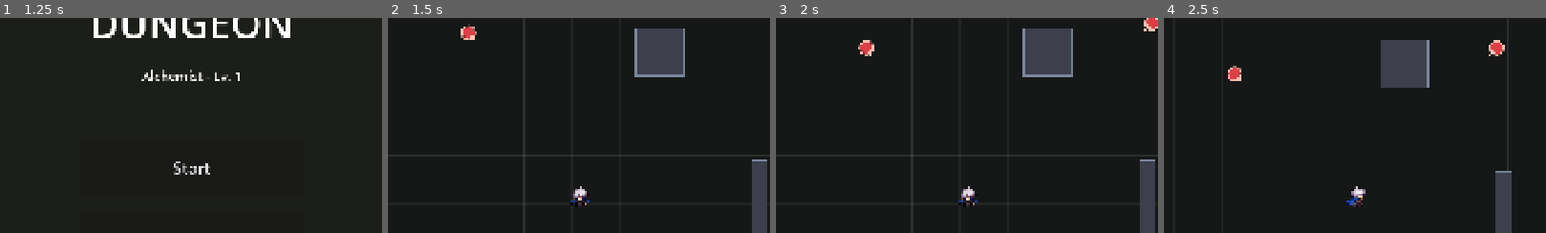
Above: before the commit, frames 1-4 (left to right).
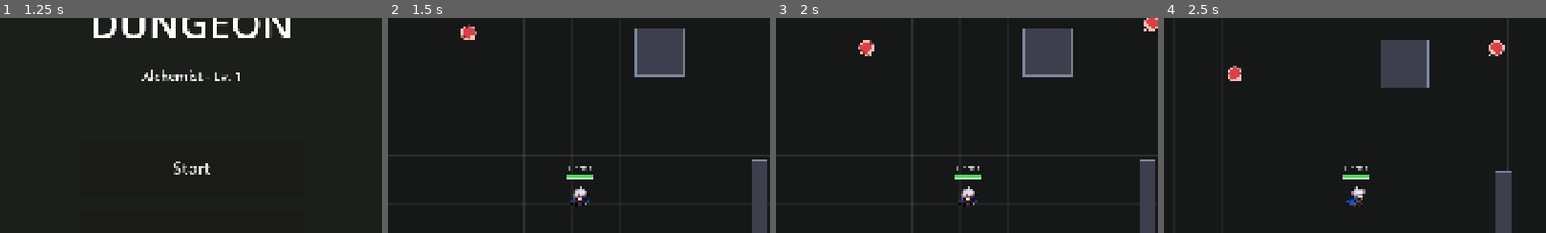
Above: after the commit, the same moments.

Repository: Xylion153/Dungeon
Game: Godot game, scene res://scenes/main/ClassSelectMenu.tscn
The game is run twice, just before and just after one commit, with the same random seed, the same clock (stepped at 60 frames per second) and the same inputs.
Inputs (mouse positions are % of the whole screen's width and height, from its top left):
- Up to frame 1 (1.25 s): click "Alchemist (Lv. 1) A balanced …" at 0.5 s
- Up to frame 2 (1.5 s): click "Start" at 1.25 s
- Up to frame 3 (2 s): no input
- Up to frame 4 (2.5 s): tap Enter at 2 s; drag from (8, 85) to (27, 72) at 2.02 s
The pictures show only the part of the screen within x 25-75%, y 9-59%; the shares and areas given below are measured in that part.

Frame 1 is identical in both runs. In frame 2, 0.2% of the frame differs, in the area x 46-54%, y 68-76%; in frame 3, 0.2%; in frame 4, 0.2%.

Commit message:
Add a floating health bar above the player
Small bar + number (e.g. "65/100"), procedurally drawn like the rest of
the project's placeholder visuals - no texture assets. Built as a
reusable component (scenes/ui/HealthBar.tscn) rather than player-only
code, so attaching one to an enemy or the boss later is just adding the
instance to their scene, not new logic.

Verified by rendering real frames: captured screenshots at full health
and after taking damage, confirmed the bar and number both update
correctly (100/100 -> 35/100) rather than just checking for script
errors.

Co-Authored-By: Claude Sonnet 5 <noreply@anthropic.com>

Diff:
--- a/scenes/player/Player.tscn
+++ b/scenes/player/Player.tscn
@@ -5,6 +5,7 @@
 [ext_resource type="Script" path="res://scripts/player/player_combat.gd" id="3"]
 [ext_resource type="Script" path="res://scripts/visuals/weapon_visual.gd" id="5"]
 [ext_resource type="SpriteFrames" path="res://assets/sprites/player_frames.tres" id="6"]
+[ext_resource type="PackedScene" path="res://scenes/ui/HealthBar.tscn" id="7"]
 
 [sub_resource type="CircleShape2D" id="CircleShape2D_player"]
 radius = 18.0
@@ -33,3 +34,5 @@
 
 [node name="PlayerCombat" type="Node" parent="."]
 script = ExtResource("3")
+
+[node name="HealthBar" parent="." instance=ExtResource("7")]
--- /dev/null
+++ b/scenes/ui/HealthBar.tscn
@@ -0,0 +1,19 @@
+[gd_scene load_steps=2 format=3]
+
+[ext_resource type="Script" path="res://scripts/ui/health_bar.gd" id="1"]
+
+[node name="HealthBar" type="Node2D"]
+script = ExtResource("1")
+
+[node name="Label" type="Label" parent="."]
+offset_left = -40.0
+offset_top = -32.0
+offset_right = 40.0
+offset_bottom = -12.0
+theme_override_colors/font_color = Color(1, 1, 1, 1)
+theme_override_colors/font_outline_color = Color(0, 0, 0, 1)
+theme_override_constants/outline_size = 4
+theme_override_font_sizes/font_size = 16
+horizontal_alignment = 1
+vertical_alignment = 2
+text = "100/100"
--- /dev/null
+++ b/scripts/ui/health_bar.gd
@@ -0,0 +1,38 @@
+extends Node2D
+## Small floating health bar + number, drawn above whatever CombatActor this
+## is a child of. Procedurally drawn (draw_rect), matching how the rest of
+## the project's placeholder visuals work - no texture assets needed.
+
+@export var bar_width := 70.0
+@export var bar_height := 10.0
+@export var offset_y := -48.0
+
+@onready var label: Label = $Label
+
+var _target: CombatActor
+
+func _ready() -> void:
+	_target = get_parent() as CombatActor
+	position = Vector2(0, offset_y)
+
+func _process(_delta: float) -> void:
+	if _target == null or not is_instance_valid(_target):
+		visible = false
+		return
+	label.text = "%d/%d" % [int(ceil(_target.get_health())), int(_target.max_health)]
+	queue_redraw()
+
+func _draw() -> void:
+	if _target == null:
+		return
+	var max_health: float = maxf(_target.max_health, 1.0)
+	var fraction: float = clampf(_target.get_health() / max_health, 0.0, 1.0)
+
+	var half_width := bar_width * 0.5
+	var half_height := bar_height * 0.5
+	var bg_rect := Rect2(-half_width, -half_height, bar_width, bar_height)
+	draw_rect(bg_rect, Color(0.0, 0.0, 0.0, 0.6))
+
+	var fill_color := Color(0.3, 0.85, 0.35) if fraction > 0.3 else Color(0.9, 0.3, 0.25)
+	draw_rect(Rect2(-half_width, -half_height, bar_width * fraction, bar_height), fill_color)
+	draw_rect(bg_rect, Color(1.0, 1.0, 1.0, 0.6), false, 1.5)
Not shown, added: scripts/ui/health_bar.gd.uid
